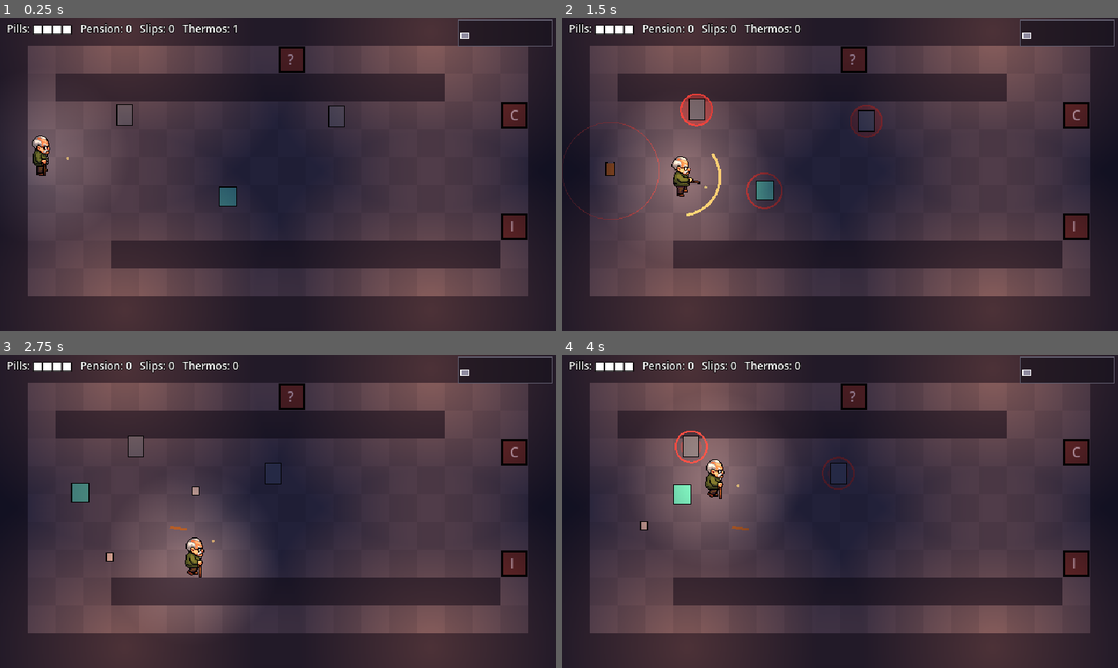
Above: before the commit, frames 1-4 (two rows, left to right).
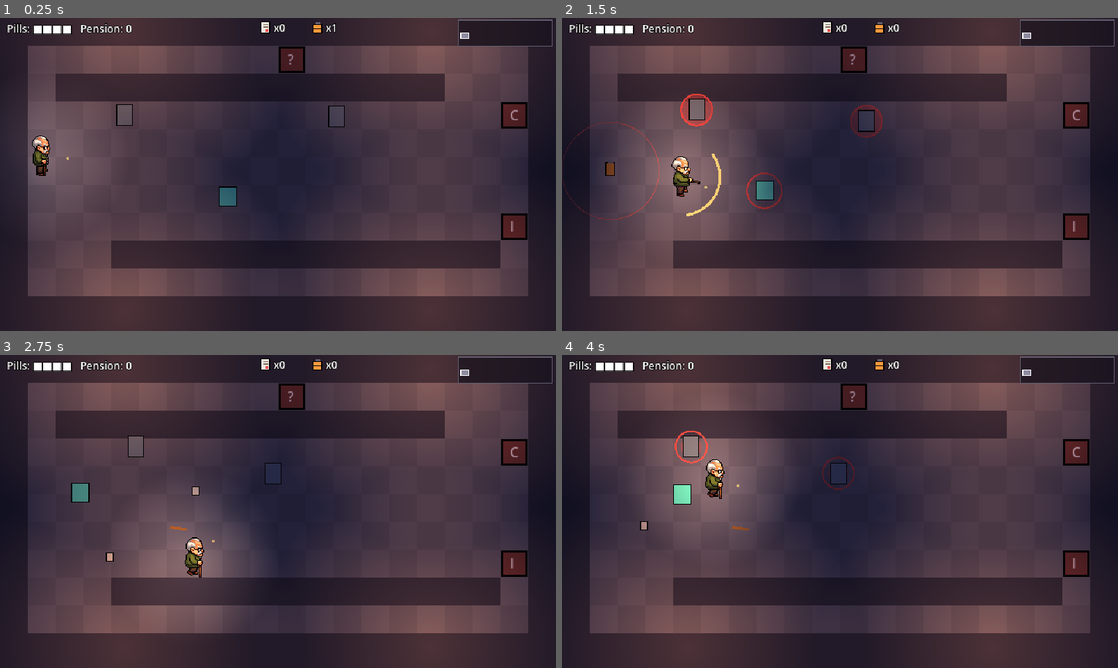
Above: after the commit, the same moments.

Repository: B1nKaTa/game
Game: Godot game, scene res://scenes/floor.tscn
The game is run twice, just before and just after one commit, with the same random seed, the same clock (stepped at 60 frames per second) and the same inputs. This scene is started directly instead of the project's main scene.
Inputs (mouse positions are in pixels of both pictures, inside the frame that each line leads up to):
- Up to frame 1 (0.25 s): no input
- Up to frame 2 (1.5 s): tap Enter (ui_accept) at 0.5, 0.77 s; move the mouse to (962, 158) at 0.52 s; hold D (move_right) 0.53-1.28 s; hold E (interact) 0.53-1.28 s; tap Q (bomb) at 0.6 s; click (962, 158) at 0.67 s; move the mouse to (728, 190) at 1.27 s; hold S (move_down) from 1.28 s (still down); tap E (interact) at 1.35 s; click (728, 190) at 1.42 s
- Up to frame 3 (2.75 s): tap Enter (ui_accept) at 1.52 s; right-click (166, 527) at 1.55 s; move the mouse to (333, 442) at 2.02 s; release S (move_down) at 2.03 s; hold D (move_right) from 2.03 s (still down); right-click (333, 442) at 2.1 s; click (333, 442) at 2.17 s; tap Q (bomb) at 2.3 s
- Up to frame 4 (4 s): move the mouse to (812, 574) at 2.77 s; release D (move_right) at 2.78 s; hold W (move_up) 2.78-3.53 s; click (812, 574) at 2.85 s; tap Enter (ui_accept) at 3.02, 3.77 s; tap E (interact) at 3.05 s; move the mouse to (1006, 558) at 3.52 s; hold A (move_left) from 3.53 s (still down); tap Q (bomb) at 3.6 s; click (1006, 558) at 3.67 s; right-click (1006, 558) at 3.8 s

The runs differ from the first frame. In frame 1, 0.5% of the frame differs, in the area x 25-61%, y 1-6%; in frame 2, 0.5%; in frame 3, 0.5%; in frame 4, 0.5%.

Commit message:
Show Slips and Thermoses as HUD counters and cap them at 99
Both now have an icon and a count along the top of the screen. A pickup
stays on the floor while its count is at the cap.

Co-Authored-By: Claude Opus 5.5 <noreply@anthropic.com>

Diff:
--- a/scripts/core/run_state.gd
+++ b/scripts/core/run_state.gd
@@ -4,6 +4,7 @@
 signal changed
 
 const STARTING_BOMBS := 1
+const MAX_CONSUMABLE := 99
 
 var stats: PlayerStats
 var health: Health
@@ -38,7 +39,17 @@
 	return false
 
 
+func can_add_key() -> bool:
+	return keys < MAX_CONSUMABLE
+
+
+func can_add_bomb() -> bool:
+	return bombs < MAX_CONSUMABLE
+
+
 func add_key() -> void:
+	if not can_add_key():
+		return
 	keys += 1
 	changed.emit()
 
@@ -52,6 +63,8 @@
 
 
 func add_bomb() -> void:
+	if not can_add_bomb():
+		return
 	bombs += 1
 	changed.emit()
 
--- /dev/null
+++ b/scripts/ui/consumable_icon.gd
@@ -0,0 +1,43 @@
+class_name ConsumableIcon
+extends Control
+
+enum Kind { SLIP, THERMOS }
+
+const SLIP_COLOR := Color("ece9e0")
+const SLIP_LINE := Color("7a6a58")
+const STAMP_COLOR := Color("e4524f")
+const THERMOS_COLOR := Color("ff9a3c")
+const THERMOS_CAP := Color("625e6f")
+
+var _kind := Kind.SLIP
+
+
+func setup(kind: Kind) -> void:
+	_kind = kind
+
+
+func _ready() -> void:
+	mouse_filter = Control.MOUSE_FILTER_IGNORE
+	queue_redraw()
+
+
+func _draw() -> void:
+	if _kind == Kind.SLIP:
+		_draw_slip()
+	else:
+		_draw_thermos()
+
+
+func _draw_slip() -> void:
+	draw_rect(Rect2(1, 0, 10, 13), SLIP_COLOR)
+	draw_rect(Rect2(1, 0, 10, 13), Color.BLACK, false, 1.0)
+	draw_line(Vector2(3, 3), Vector2(9, 3), SLIP_LINE, 1.0)
+	draw_line(Vector2(3, 6), Vector2(9, 6), SLIP_LINE, 1.0)
+	draw_rect(Rect2(6, 8, 3, 3), STAMP_COLOR)
+
+
+func _draw_thermos() -> void:
+	draw_rect(Rect2(3, 0, 6, 3), THERMOS_CAP)
+	draw_rect(Rect2(1, 3, 10, 10), THERMOS_COLOR)
+	draw_rect(Rect2(1, 3, 10, 10), Color.BLACK, false, 1.0)
+	draw_line(Vector2(1, 8), Vector2(10, 8), Color.BLACK, 1.0)
--- a/scripts/ui/hud.gd
+++ b/scripts/ui/hud.gd
@@ -4,10 +4,15 @@
 const BOSS_BAR_SIZE := Vector2(480, 10)
 const BOSS_BAR_TOP := 336.0
 const BOSS_NAME_TOP := 314.0
+const SLIP_COUNTER_AT := Vector2(300, 5)
+const THERMOS_COUNTER_AT := Vector2(360, 5)
+const COUNTER_TEXT_OFFSET := Vector2(15, -2)
 
 var _run: RunState
 var _status: Label
 var _items: Label
+var _slips: Label
+var _thermoses: Label
 var _message: Label
 var _boss_name: Label
 var _boss_back: ColorRect
@@ -20,6 +25,10 @@
 	if max_hp <= 0.0:
 		return 0.0
 	return clampf(hp / max_hp, 0.0, 1.0)
+
+
+static func counter_text(amount: int) -> String:
+	return "x%d" % amount
 
 
 func setup(run: RunState) -> void:
@@ -40,6 +49,8 @@
 	_boss_fill = _add_rect(Vector2(left, BOSS_BAR_TOP), BOSS_BAR_SIZE, Color("e4524f"))
 	hide_boss_bar()
 	if _run != null:
+		_slips = _add_counter(SLIP_COUNTER_AT, ConsumableIcon.Kind.SLIP)
+		_thermoses = _add_counter(THERMOS_COUNTER_AT, ConsumableIcon.Kind.THERMOS)
 		_run.changed.connect(_refresh)
 	_refresh()
 
@@ -77,6 +88,14 @@
 	return _boss_back != null and _boss_back.visible
 
 
+func _add_counter(at: Vector2, kind: ConsumableIcon.Kind) -> Label:
+	var icon := ConsumableIcon.new()
+	icon.setup(kind)
+	icon.position = at
+	add_child(icon)
+	return _add_label(at + COUNTER_TEXT_OFFSET, 12)
+
+
 func _add_rect(at: Vector2, size: Vector2, color: Color) -> ColorRect:
 	var rect := ColorRect.new()
 	rect.position = at
@@ -101,7 +120,9 @@
 	var text := "Pension: %d" % _pension
 	if _run != null:
 		var pills := "■".repeat(_run.health.pills) + "□".repeat(_run.health.max_pills - _run.health.pills)
-		text = "Pills: %s   %s   Slips: %d   Thermos: %d" % [pills, text, _run.keys, _run.bombs]
+		text = "Pills: %s   %s" % [pills, text]
+		_slips.text = counter_text(_run.keys)
+		_thermoses.text = counter_text(_run.bombs)
 		var names: PackedStringArray = []
 		for item in _run.items:
 			names.append(item.display_name)
--- a/scripts/world/room_view.gd
+++ b/scripts/world/room_view.gd
@@ -197,9 +197,11 @@
 func _drop_consumable(at: Vector2, kind: String) -> void:
 	match kind:
 		RoomRules.DROP_KEY:
-			_add_pickup(at, RoomRules.KEY_NAME, KEY_COLOR, func(): _take_consumable(_run.add_key))
+			var slip := _add_pickup(at, RoomRules.KEY_NAME, KEY_COLOR, func(): _take_consumable(_run.add_key))
+			slip.can_take = _run.can_add_key
 		RoomRules.DROP_BOMB:
-			_add_pickup(at, RoomRules.BOMB_NAME, BOMB_COLOR, func(): _take_consumable(_run.add_bomb))
+			var thermos := _add_pickup(at, RoomRules.BOMB_NAME, BOMB_COLOR, func(): _take_consumable(_run.add_bomb))
+			thermos.can_take = _run.can_add_bomb
 
 
 func _take_consumable(add: Callable) -> void:
--- a/tests/test_consumables.gd
+++ b/tests/test_consumables.gd
@@ -29,6 +29,39 @@
 	assert_eq(run.bombs, 0, "never goes negative")
 	run.add_bomb()
 	assert_eq(run.bombs, 1)
+
+
+func test_slips_and_thermoses_stop_at_the_cap() -> void:
+	var run := _run()
+	assert_eq(RunState.MAX_CONSUMABLE, 99)
+	assert_true(run.can_add_key())
+	assert_true(run.can_add_bomb())
+	for i in RunState.MAX_CONSUMABLE + 5:
+		run.add_key()
+		run.add_bomb()
+	assert_eq(run.keys, RunState.MAX_CONSUMABLE)
+	assert_eq(run.bombs, RunState.MAX_CONSUMABLE)
+	assert_false(run.can_add_key())
+	assert_false(run.can_add_bomb())
+	run.use_key()
+	run.use_bomb()
+	assert_true(run.can_add_key(), "spending one makes room again")
+	assert_true(run.can_add_bomb(), "spending one makes room again")
+
+
+func test_adding_at_the_cap_announces_nothing() -> void:
+	var run := _run()
+	for i in RunState.MAX_CONSUMABLE:
+		run.add_key()
+	var count := [0]
+	run.changed.connect(func(): count[0] += 1)
+	run.add_key()
+	assert_eq(count[0], 0)
+
+
+func test_counter_text_shows_the_amount() -> void:
+	assert_eq(Hud.counter_text(0), "x0")
+	assert_eq(Hud.counter_text(99), "x99")
 
 
 func test_changes_are_announced() -> void:
Not shown, added: scripts/ui/consumable_icon.gd.uid
Not shown, changed: docs/playtest-notes.md
Not shown, changed: docs/superpowers/specs/2026-11-02-first-floor-design.md
